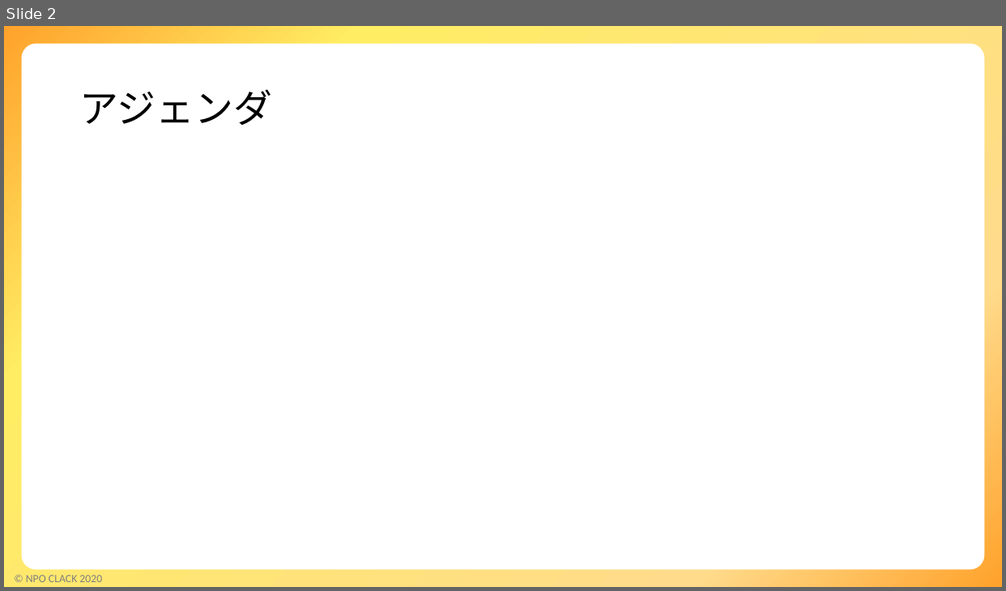
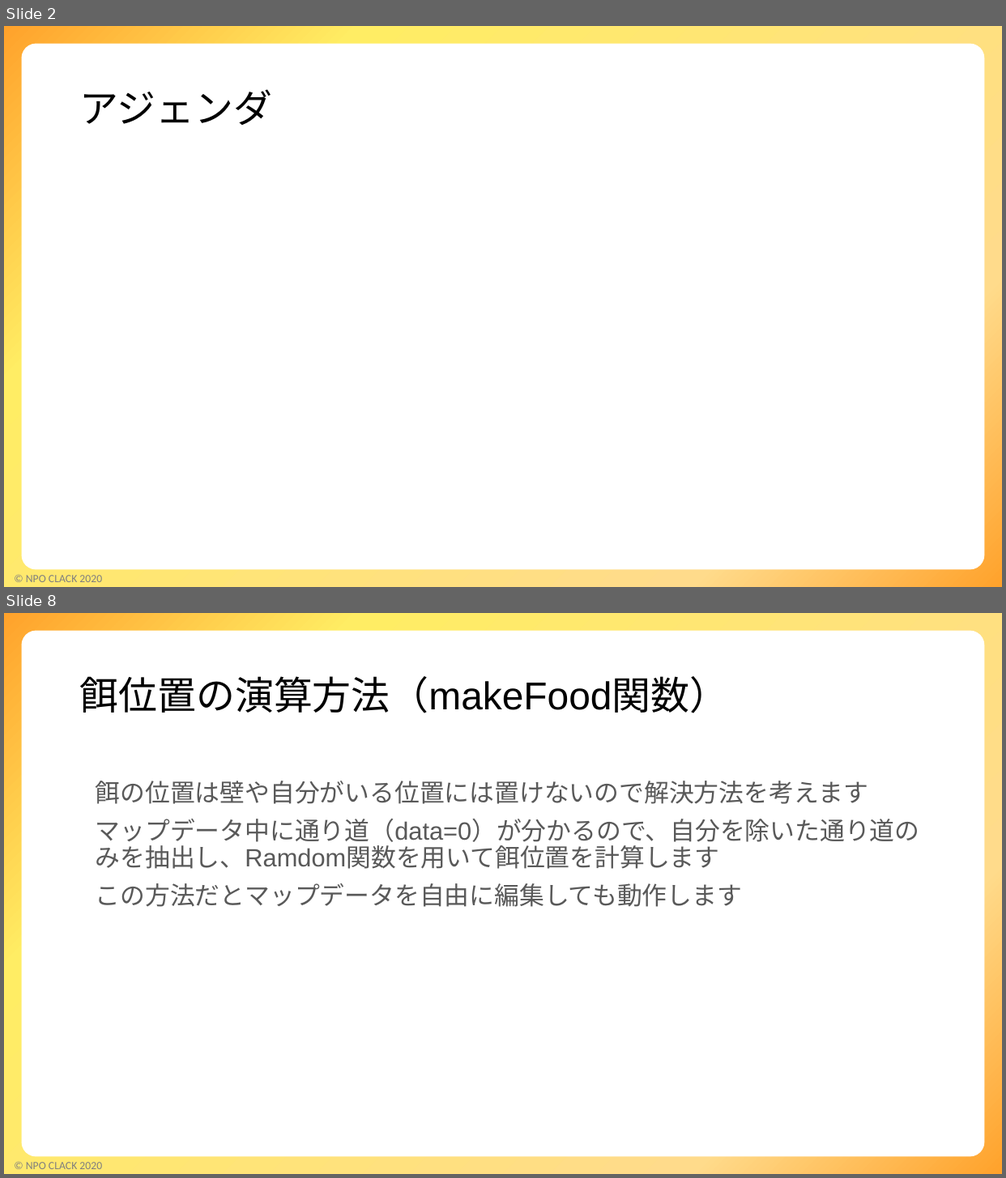
Before and after one commit to kinta2kunte/SnameGame, a slide deck: SnakeGame解説.pptx. Shown one above the other, each under a label of ours: slide 2 before the commit, slides 2 and 8 after it; the slides between them are not shown. The pictures are 1006x591 and 1006x1178 pixels, drawn with LibreOffice and Linux fonts; fonts in the diff are those of the drawing; background and template pictures are left out. Boxes give left, top, right and bottom in pixels: in the first picture for what was removed or moved away, otherwise in the second. Text is boxed around its words. In the diff, an @@ line names an element or a change of style, - is before the commit and + after.

```diff
--- a/SnakeGame解説.pptx
+++ b/SnakeGame解説.pptx
@@ slide 8 added at [4, 613, 1002, 1174], background #FFFFFF; not listed: 3 template elements that a slide beside it also shows @@
@@ title added at [80, 676, 728, 713], 28 pt, text #000000 @@
+餌位置の演算方法（makeFood関数）
@@ text added at [96, 781, 920, 907], 18 pt, text #595959 @@
+餌の位置は壁や自分がいる位置には置けないので解決方法を考えます
+マップデータ中に通り道（data=0）が分かるので、自分を除いた通り道のみを抽出し、Ramdom関数を用いて餌位置を計算します
+この方法だとマップデータを自由に編集しても動作します
```
Also in this commit, not shown: 5 slides changed, 1 slide removed.
